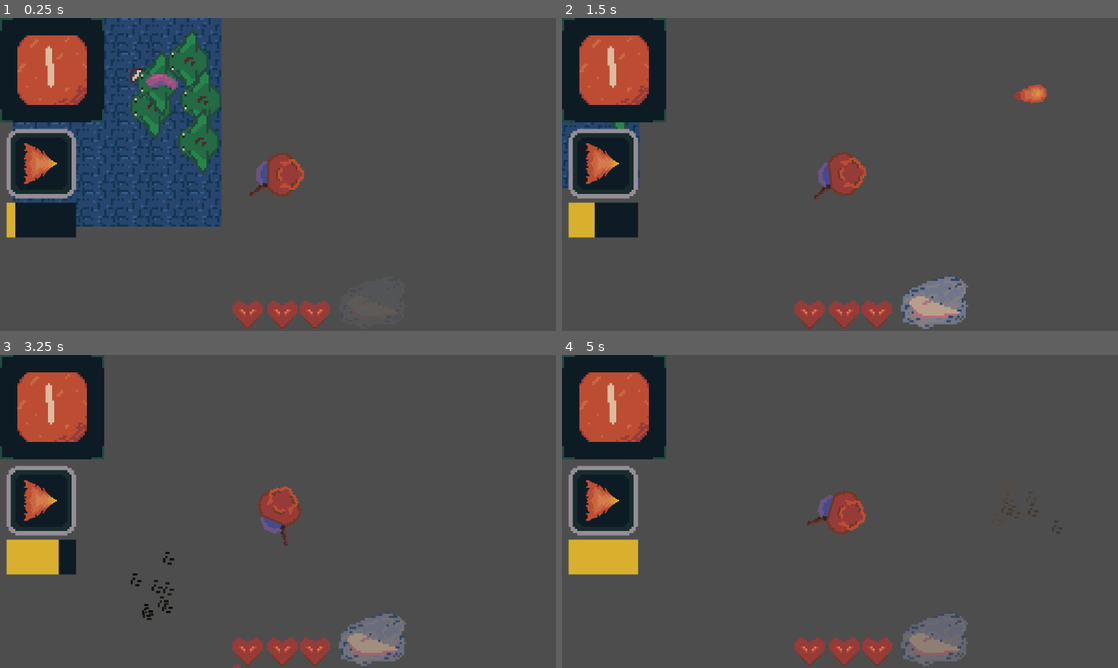
Above: before the commit, frames 1-4 (two rows, left to right).
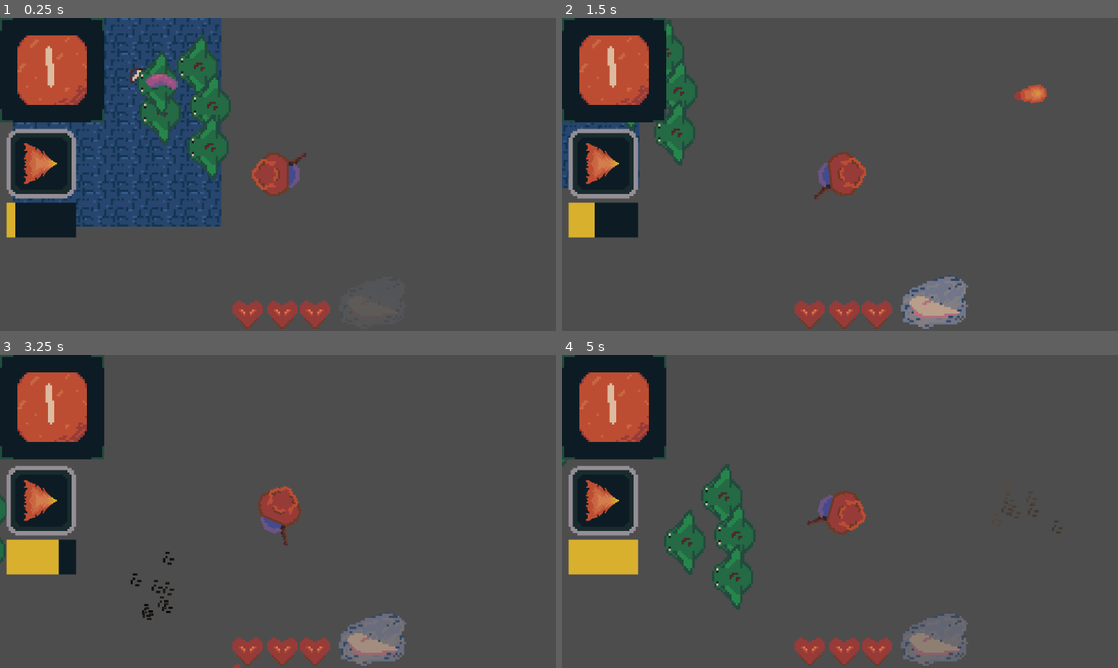
Above: after the commit, the same moments.

Repository: KatLuvsYa3/SELUGameJam26_Godot_Bros
Game: Godot game, scene res://main_scenes/Battle_Levels/Easy_Rolls/Easy_Level_Test.tscn
The game is run twice, just before and just after one commit, with the same random seed, the same clock (stepped at 60 frames per second) and the same inputs.
Inputs (mouse positions are in pixels of both pictures, inside the frame that each line leads up to):
- Up to frame 1 (0.25 s): no input
- Up to frame 2 (1.5 s): move the mouse to (962, 158) at 0.52 s; hold D 0.53-1.28 s; hold Space 0.53-1.28 s; click (962, 158) at 0.67 s; move the mouse to (728, 190) at 1.27 s; hold S from 1.28 s (still down); tap K at 1.35 s
- Up to frame 3 (3.25 s): tap Space at 1.52, 1.55, 1.82, 3.02, 3.05 s; move the mouse to (333, 442) at 2.02 s; release S at 2.03 s; hold D 2.03-2.78 s; hold Space 2.03-2.78 s; move the mouse to (250, 574) at 2.77 s; hold W from 2.78 s (still down); tap K at 2.85 s; click (250, 574) at 2.92 s
- Up to frame 4 (5 s): tap Space at 3.32, 4.52, 4.55, 4.82 s; move the mouse to (1006, 558) at 3.52 s; release W at 3.53 s; hold Space 3.53-4.28 s; hold A from 3.53 s (still down); move the mouse to (673, 464) at 4.27 s; tap K at 4.35 s

The runs differ from the first frame. In frame 1, 3.7% of the frame differs, in the area x 23-55%, y 3-57%; in frame 2, 1.9%; in frame 3, 0.1%; in frame 4, 3.3%.

Commit message:
Added "pathfinding" to enemies and collisions

Diff:
--- a/main_scenes/Battle_Levels/Easy_Rolls/easy_level_test.gd
+++ b/main_scenes/Battle_Levels/Easy_Rolls/easy_level_test.gd
@@ -4,7 +4,15 @@
 @onready var enemyContainer: Node2D = $Enemies
 @onready var playerContainer: Node2D = $Player
 
+var player
+var enemies = []
 func _ready():
 
-	BaseScript.place_enemies(enemyContainer, spawnPoints)
-	BaseScript.place_player(playerContainer, BaseScript.viewport_width/2, BaseScript.viewport_height/2)
+	enemies = BaseScript.place_enemies(enemyContainer, spawnPoints)
+	player = BaseScript.place_player(playerContainer, BaseScript.viewport_width/2, BaseScript.viewport_height/2)
+
+func _process(delta: float):
+
+	for enemy in enemies:
+		var direction = global_position.direction_to(player.global_position)
+		enemy.global_position +=  direction * enemy.speed * delta
--- a/scripts/classes/enemies.gd
+++ b/scripts/classes/enemies.gd
@@ -26,9 +26,9 @@
 }
 
 const enemySpeed = {
-	Type.MELEE: 1,
+	Type.MELEE: 20,
 	Type.RANGED: 0,
-	Type.TANK: .25
+	Type.TANK: 5,
 }
 
 
--- a/scripts/melee.gd
+++ b/scripts/melee.gd
@@ -5,3 +5,9 @@
 @export var health: float = Enemy.enemyHealth[type]
 @export var speed: float = Enemy.enemySpeed[type]
 @export var damage: float = Enemy.enemyDamage[type]
+
+#func _process(delta: float):
+
+
+
+#func getPlayerPosition(player: Sprite2D):
--- a/scripts/player.gd
+++ b/scripts/player.gd
@@ -1,7 +1,9 @@
 extends Node2D
 
 var last_rotation = 0
-@onready var player: Sprite2D = $Player
+@onready var player: Sprite2D = $Area2D/Player
+@onready var dash = $Area2D/Player/MistyStepP
+@onready var collision = $Area2D/CollisionShape2D
 
 # movement
 @export var speed = 1.5
@@ -49,6 +51,7 @@
 	if Input.is_key_pressed(KEY_D):
 		input_dir += Vector2.RIGHT
 	player.position += input_dir.normalized()*((1-delta)*speed)
+	collision.position = player.position
 	#if input_dir == Vector2.ZERO: rotation = last_rotation
 	#else:
 	#	last_rotation = input_dir.normalized().angle()
@@ -65,7 +68,8 @@
 			player.global_position = get_global_mouse_position()
 		else:
 			player.position += (get_global_mouse_position()-player.global_position).normalized()*dash_distance
-		$Player/MistyStepP.emitting = true
+		dash.emitting = true
+	collision.position = player.position
 
 	BaseScript.combat_ui.update_misty(min(dash_timer/dash_cooldown, 1.0))
 	BaseScript.combat_ui.position = player.position
--- a/scripts/resource/base_script.gd
+++ b/scripts/resource/base_script.gd
@@ -11,6 +11,7 @@
 
 var player_scene = preload("res://sub_scenes/Player.tscn").instantiate()
 @export var player = null
+
 
 var isincombat_scene = false
 
@@ -43,19 +44,27 @@
 	pos.y = y
 	player.position = pos
 	parent.add_child(player)
+	return player.get_node("Area2D/Player")
+
 
 
 func place_enemies(parent: Node2D, spawnPoints: Node2D ):
+	var enemies = []
+
 	for folder in spawnPoints.get_children():
 		if folder.name == "Melee":
 			for marker in folder.get_children():
-				Enemy.spawn(Enemy.Type.MELEE, parent, marker.global_position)
+				enemies.append(Enemy.spawn(Enemy.Type.MELEE, parent, marker.global_position))
+
 		if folder.name == "Tank":
 			for marker in folder.get_children():
-				Enemy.spawn(Enemy.Type.TANK, parent, marker.global_position)
+				enemies.append(Enemy.spawn(Enemy.Type.TANK, parent, marker.global_position))
+
 		if folder.name == "Ranged":
 			for marker in folder.get_children():
-				Enemy.spawn(Enemy.Type.RANGED, parent, marker.global_position)
+				enemies.append(Enemy.spawn(Enemy.Type.RANGED, parent, marker.global_position))
+
+	return enemies
 
 
 # Called every frame. 'delta' is the elapsed time since the previous frame.
--- a/sub_scenes/Player.tscn
+++ b/sub_scenes/Player.tscn
@@ -11,17 +11,22 @@
 [sub_resource type="Gradient" id="Gradient_72usq"]
 offsets = PackedFloat32Array(0, 0.0024630541)
 
+[sub_resource type="CircleShape2D" id="CircleShape2D_72usq"]
+
 [node name="Player" type="Node2D" unique_id=962936146]
 script = ExtResource("1_vo3rv")
 
-[node name="Player" type="Sprite2D" parent="." unique_id=1263607671]
+[node name="Area2D" type="Area2D" parent="." unique_id=243024605]
+
+[node name="Player" type="Sprite2D" parent="Area2D" unique_id=1263607671]
 position = Vector2(-6, 0)
+rotation = 3.1415927
 scale = Vector2(-1, 1)
 texture = ExtResource("2_72usq")
 
-[node name="Camera2D" type="Camera2D" parent="Player" unique_id=756907425]
+[node name="Camera2D" type="Camera2D" parent="Area2D/Player" unique_id=756907425]
 
-[node name="MistyStepP" type="CPUParticles2D" parent="Player" unique_id=1821018125]
+[node name="MistyStepP" type="CPUParticles2D" parent="Area2D/Player" unique_id=1821018125]
 z_index = -1
 position = Vector2(-6, 0)
 rotation = 3.1415927
@@ -42,3 +47,7 @@
 linear_accel_max = 0.5
 color_ramp = SubResource("Gradient_w17ly")
 color_initial_ramp = SubResource("Gradient_72usq")
+
+[node name="CollisionShape2D" type="CollisionShape2D" parent="Area2D" unique_id=912589245]
+position = Vector2(-7, 0)
+shape = SubResource("CircleShape2D_72usq")
--- a/sub_scenes/enemy_scenes/Melee.tscn
+++ b/sub_scenes/enemy_scenes/Melee.tscn
@@ -1,10 +1,18 @@
-[gd_scene format=3 uid="uid://bit4u6jly1a8n"]
+[gd_scene format=3 uid="uid://7ff4ho1suw6f"]
 
 [ext_resource type="Texture2D" uid="uid://ces4wk10dea8h" path="res://sprites/goblin.png" id="1_mq8sj"]
 [ext_resource type="Script" uid="uid://b8p5cmqvv2jlt" path="res://scripts/melee.gd" id="1_tdslv"]
 
+[sub_resource type="CircleShape2D" id="CircleShape2D_qt2xu"]
+
 [node name="Melee" type="Node2D" unique_id=1626383104]
 script = ExtResource("1_tdslv")
 
-[node name="Sprite2D" type="Sprite2D" parent="." unique_id=785212684]
+[node name="Area2D" type="Area2D" parent="." unique_id=1574262461]
+
+[node name="Sprite2D" type="Sprite2D" parent="Area2D" unique_id=785212684]
 texture = ExtResource("1_mq8sj")
+
+[node name="CollisionShape2D" type="CollisionShape2D" parent="Area2D" unique_id=1138473450]
+position = Vector2(1, 0)
+shape = SubResource("CircleShape2D_qt2xu")
--- /dev/null
+++ b/sub_scenes/enemy_scenes/enemy_health.tscn
@@ -0,0 +1,14 @@
+[gd_scene format=3 uid="uid://7wcfufyj7hhw"]
+
+[node name="Control" type="Control" unique_id=977916003]
+layout_mode = 3
+anchors_preset = 15
+anchor_right = 1.0
+anchor_bottom = 1.0
+grow_horizontal = 2
+grow_vertical = 2
+
+[node name="TextureProgressBar" type="TextureProgressBar" parent="." unique_id=1691631816]
+layout_mode = 0
+offset_right = 40.0
+offset_bottom = 40.0
